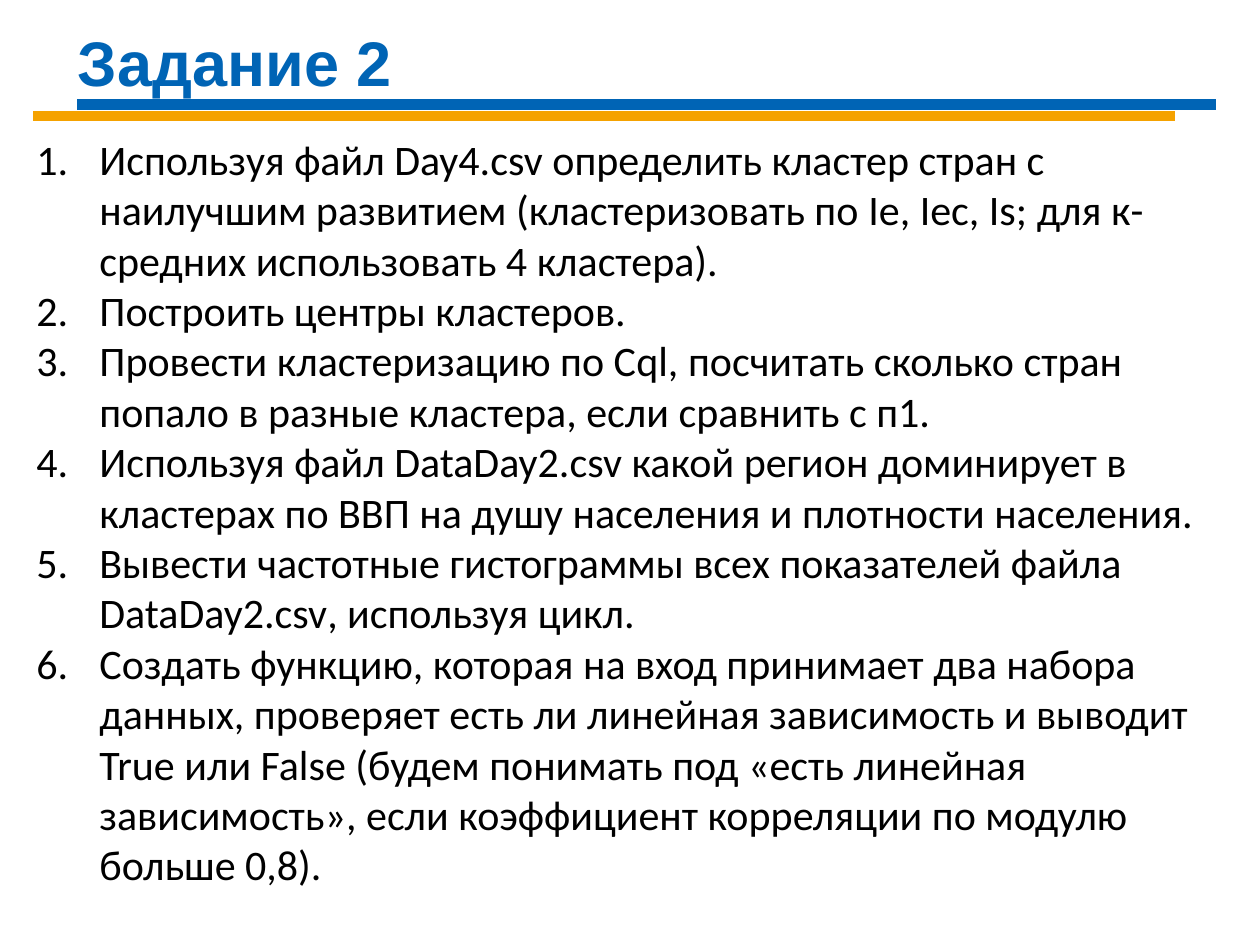
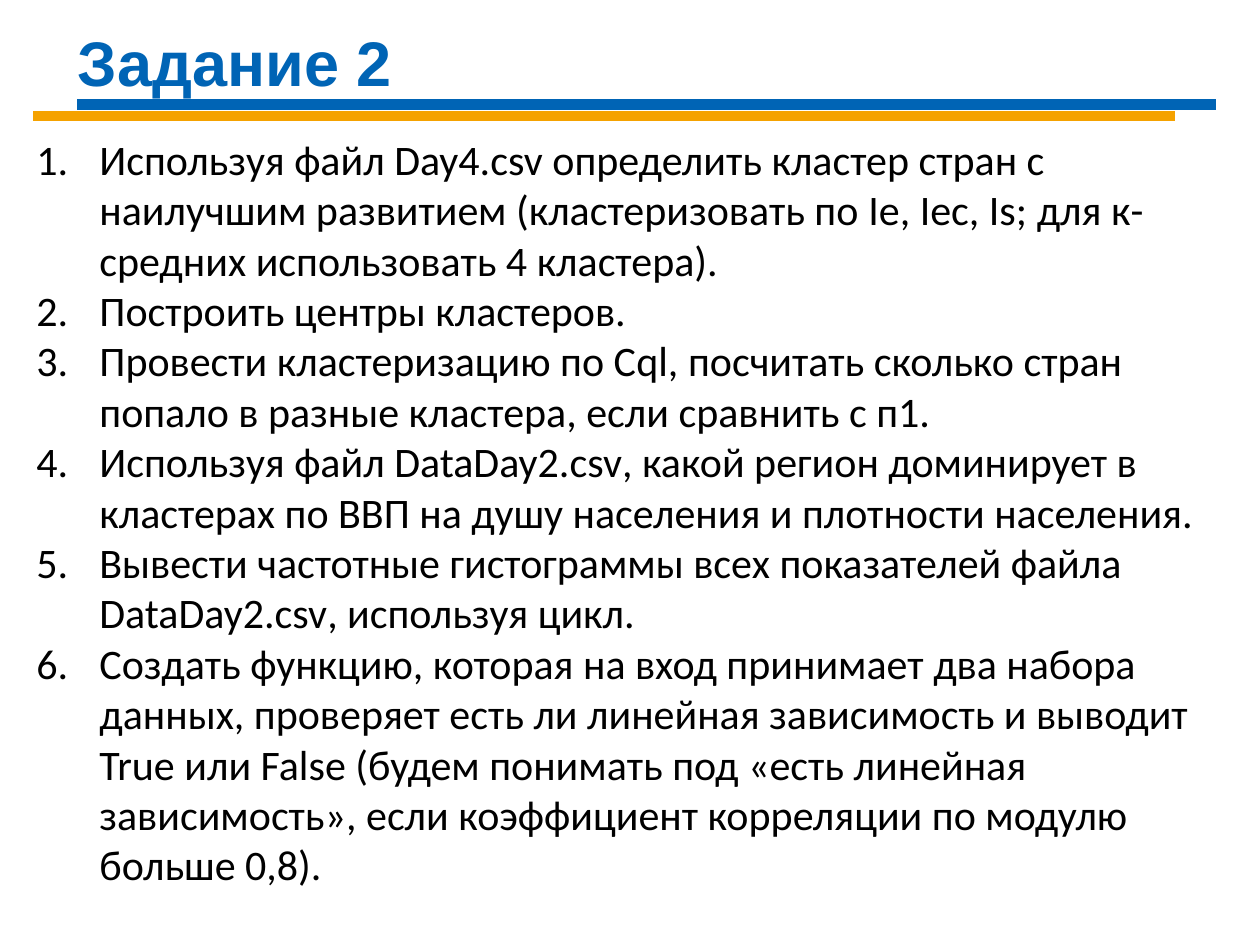
Before and after one commit to Demolis/Infopulse, a slide deck: slide 3 of DS_Sat_2019/DS-Day-04 R.pptx. Drawn at 1260x945 pixels with LibreOffice and Linux fonts; fonts in the diff are those of the drawing. Boxes give left, top, right and bottom in pixels: in the first picture for what was removed or moved away, otherwise in the second. Text is boxed around its words. In the diff, an @@ line names an element or a change of style, - is before the commit and + after.

```diff
--- a/DS_Sat_2019/DS-Day-04 R.pptx
+++ b/DS_Sat_2019/DS-Day-04 R.pptx
@@ text at bbox=[99, 448, 1192, 535]: text changed @@
-4. Используя файл DataDay2.csv какой регион доминирует в кластерах по ВВП на душу населения и плотности населения.
+4. Используя файл DataDay2.csv, какой регион доминирует в кластерах по ВВП на душу населения и плотности населения.
```
Also in this commit, not shown: 1 other file.
